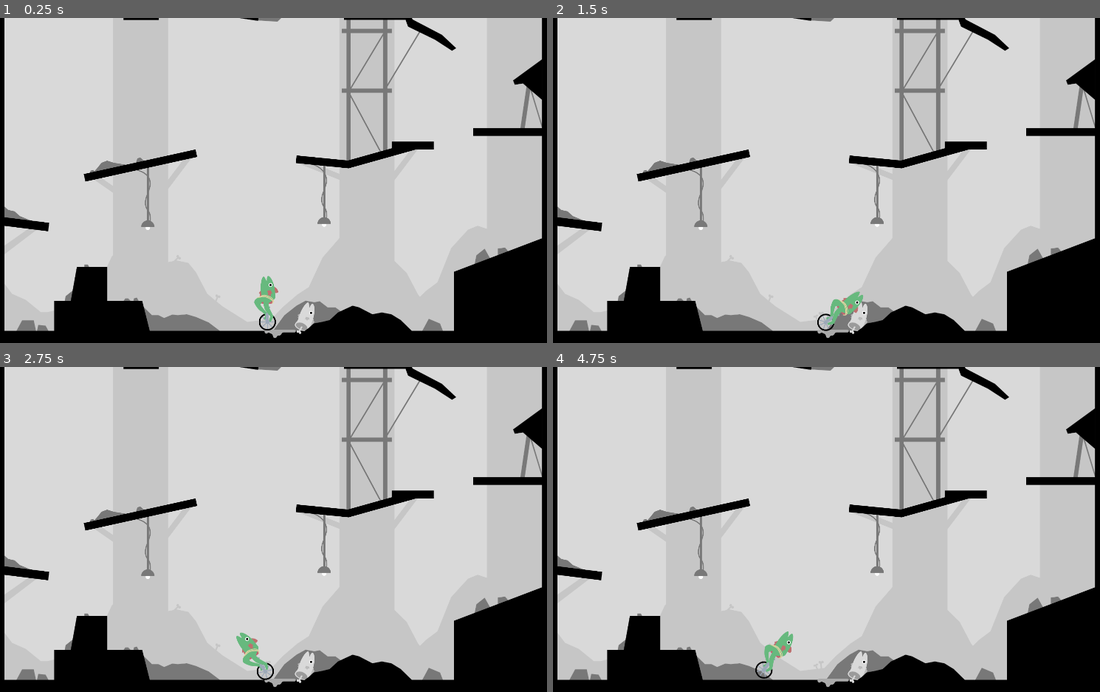
Above: before the commit, frames 1-4 (two rows, left to right).
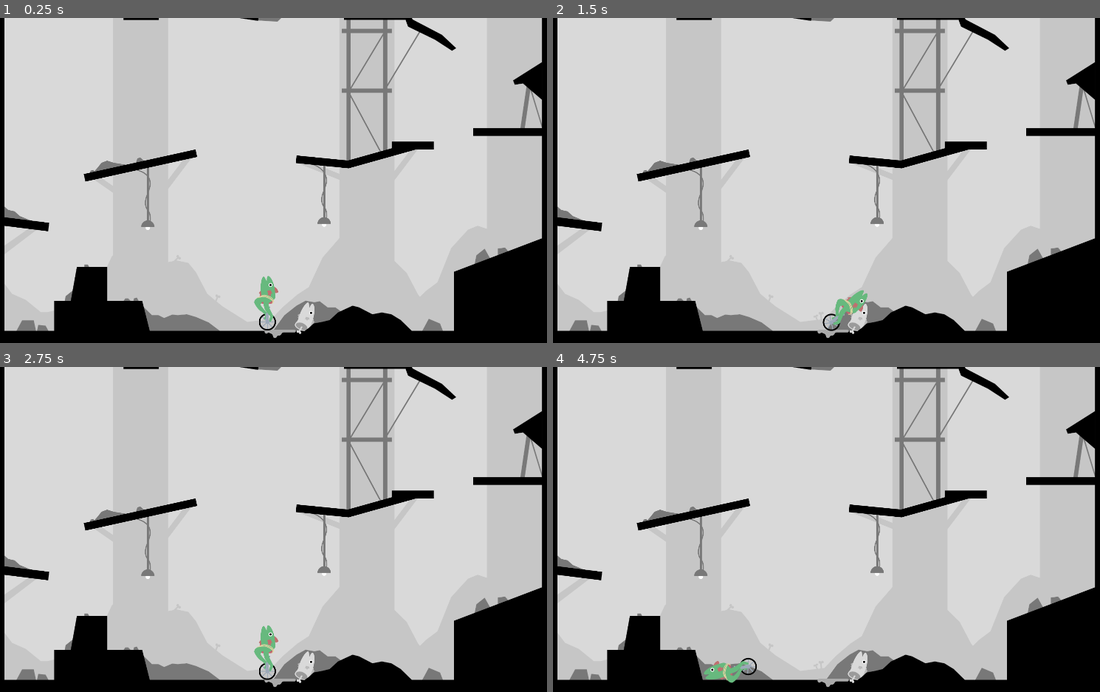
Above: after the commit, the same moments.

Repository: Gegbee/cycle
Game: Godot game, scene res://Main.tscn
Two runs of this game, one before a commit and one after it. Both use one fixed random seed, a clock stepped at 60 frames per second and the inputs below. The project has no main scene, so this scene is started directly.
Inputs (mouse positions are in pixels of both pictures, inside the frame that each line leads up to):
- Up to frame 1 (0.25 s): no input
- Up to frame 2 (1.5 s): tap Enter (qr) at 0.5 s; move the mouse to (859, 183) at 0.52 s; hold D (right) from 0.53 s (still down); tap Space (interact) at 0.6 s; tap W (jump) at 0.77 s; move the mouse to (793, 183) at 1.27 s; tap Left (left2) at 1.35 s
- Up to frame 3 (2.75 s): tap W (jump) at 1.52 s; move the mouse to (289, 526) at 2.02 s; release D (right) at 2.03 s; hold A (left) from 2.03 s (still down); tap Enter (qr) at 2.1 s
- Up to frame 4 (4.75 s): move the mouse to (821, 539) at 2.77 s; release A (left) at 2.78 s; hold D (right) 2.78-4.28 s; tap Right (right2) at 2.85 s; tap W (jump) at 3.02, 3.77, 4.52 s; move the mouse to (870, 536) at 3.52 s; tap Space (interact) at 3.6 s; move the mouse to (782, 529) at 4.27 s; hold A (left) from 4.28 s (still down); tap Left (left2) at 4.35 s

The runs differ from the first frame. In frame 1, less than 0.1% of the frame differs, in the area x 93-100%, y 12-20%; in frame 2, 0.4%; in frame 3, 0.7%; in frame 4, 0.8%, in the area x 27-100%, y 12-98%.

Commit message:
testing some controls

Diff:
--- a/Main.tscn
+++ b/Main.tscn
@@ -11,6 +11,28 @@
 
 [node name="Main" type="Node2D"]
 script = ExtResource("1_rj8hx")
+
+[node name="Level1" type="Sprite2D" parent="."]
+z_index = -11
+position = Vector2(-1375, -1385)
+texture = ExtResource("5_tkvxj")
+
+[node name="CustomCamera" type="Camera2D" parent="."]
+position = Vector2(0, -684)
+zoom = Vector2(0.7, 0.7)
+position_smoothing_enabled = true
+script = ExtResource("2_7r746")
+
+[node name="Player" parent="." instance=ExtResource("2_4d4nc")]
+position = Vector2(-25, -29)
+
+[node name="TestMap" type="Sprite2D" parent="."]
+z_index = -2
+position = Vector2(2400, -477.6)
+texture = ExtResource("4_qktpp")
+
+[node name="CfNPC" parent="." instance=ExtResource("4_37wy4")]
+position = Vector2(472, 0)
 
 [node name="Col" type="StaticBody2D" parent="."]
 
@@ -48,7 +70,7 @@
 polygon = PackedVector2Array(-1245, -2119, -1243, -1871, -1152, -1873, -1150, -1700, -1245.59, -1699.6, -1248, 16, -1391, 13, -1507, -2120)
 
 [node name="CollisionPolygon2D14" type="CollisionPolygon2D" parent="Col"]
-polygon = PackedVector2Array(1118, -1168, 1126, -1146, 1164, -1153, 1253, -1074, 1253, -1264)
+polygon = PackedVector2Array(1118, -1168, 1126, -1146, 1164, -1153, 1253, -1074, 1253, -1251)
 
 [node name="CollisionPolygon2D13" type="CollisionPolygon2D" parent="Col"]
 polygon = PackedVector2Array(932, -941, 934, -909, 1253, -907, 1255, -941)
@@ -86,25 +108,3 @@
 [node name="CollisionPolygon2D3" type="CollisionPolygon2D" parent="Col"]
 position = Vector2(2272, -5.59998)
 polygon = PackedVector2Array(-344, -536, -336, -520, 32, -640, 64, -640, 64, -584, 104, -584, 104, -640, 224, -640, 224, -656, 32, -656)
-
-[node name="CustomCamera" type="Camera2D" parent="."]
-position = Vector2(0, -684)
-zoom = Vector2(0.7, 0.7)
-position_smoothing_enabled = true
-script = ExtResource("2_7r746")
-
-[node name="Player" parent="." instance=ExtResource("2_4d4nc")]
-position = Vector2(-25, -29)
-
-[node name="TestMap" type="Sprite2D" parent="."]
-z_index = -2
-position = Vector2(2400, -477.6)
-texture = ExtResource("4_qktpp")
-
-[node name="CfNPC" parent="." instance=ExtResource("4_37wy4")]
-position = Vector2(472, 0)
-
-[node name="Level1" type="Sprite2D" parent="."]
-z_index = -11
-position = Vector2(-1375, -1385)
-texture = ExtResource("5_tkvxj")
--- a/Player/Player.gd
+++ b/Player/Player.gd
@@ -7,7 +7,7 @@
 const LEAN_POWER := 700.0
 var jump_cooldown : float = 0.0
 var jump_mult : float = 0.0
-const INIT_JUMP_SPEED = 15000
+const INIT_JUMP_SPEED = 16000
 const JUMP_CHARGE_TIME := 0.5
 
 enum {
@@ -29,7 +29,7 @@
 var body_rot_pid = PID.new(7000.0, 0.0, 0.0, 0.0)
 var wheel_vel_to_lean_ratio : float = 80
 
-var keys : bool = true
+var keys : bool = false
 # Called when the node enters the scene tree for the first time.
 func _ready():
 	Input.mouse_mode = Input.MOUSE_MODE_CAPTURED
@@ -48,7 +48,8 @@
 		return
 
 	var horz1 = Input.get_action_strength("right") - Input.get_action_strength("left")
-	mouse_vel.x = horz1 * 20
+	if keys:
+		mouse_vel.x = horz1 * 20
 	#if wheel.is_on_floor:
 	#	body.apply_impulse(Vector2(-horz1 * delta * LEAN_POWER, 0), Vector2(0, -250))
 	#else:
@@ -62,9 +63,9 @@
 		#wheel.apply_torque_impulse(wheel_pid.step(-wheel.rotation, delta) * delta)
 	if wheel.is_on_floor:
 		#body.apply_force(Vector2(body_pid.step(target_player_rot-body.rotation, delta) * delta, 0), Vector2(0, -250))
-		body.apply_impulse(Vector2(mouse_vel.x * 100 * delta, 0), Vector2(0, -250))
+		body.apply_impulse(Vector2(mouse_vel.x * 100/2 * delta, 0), Vector2(0, -250))
 	else:
-		body.apply_impulse(Vector2(mouse_vel.x * 20 * delta, 0), Vector2(0, -250))
+		body.apply_impulse(Vector2(mouse_vel.x * 20/2 * delta, 0), Vector2(0, -250))
 	if (Input.is_action_just_released("jump")) and jump_mult > 0 and jump_cooldown <= 0.0 and wheel.is_on_floor:
 			jump_cooldown = 0.2
 			#linear_velocity.y = 0
@@ -105,6 +106,7 @@
 		if abs(mouse_vel.x) < 1:
 			mouse_vel.x = 0
 		target_player_rot = clamp(mouse_vel.x, -40, 40)
+		print(target_player_rot)
 		#mouse_vel.x = clamp(mouse_vel.x, -1, 1)
 	if Input.is_action_just_pressed('interact'):
 		if npc_input_need != null:
--- a/Player/Player.tscn
+++ b/Player/Player.tscn
@@ -47,7 +47,7 @@
 continuous_cd = 2
 max_contacts_reported = 4
 contact_monitor = true
-angular_damp = 1.0
+angular_damp = 4.0
 
 [node name="Sprite2D" type="Sprite2D" parent="Body"]
 position = Vector2(-8, -160)
Binary file changed: Assets/Levels/Level1.png
